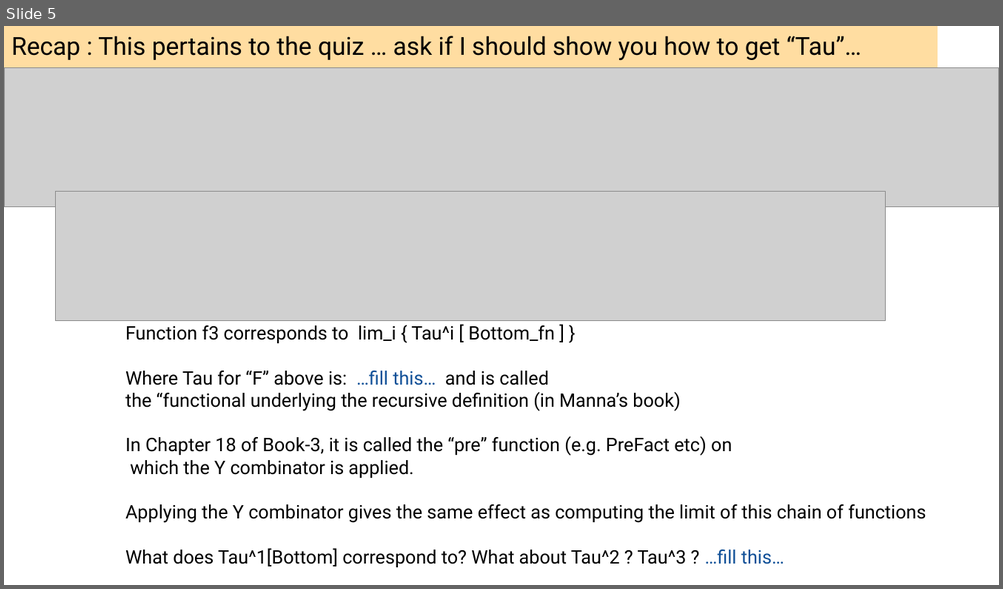
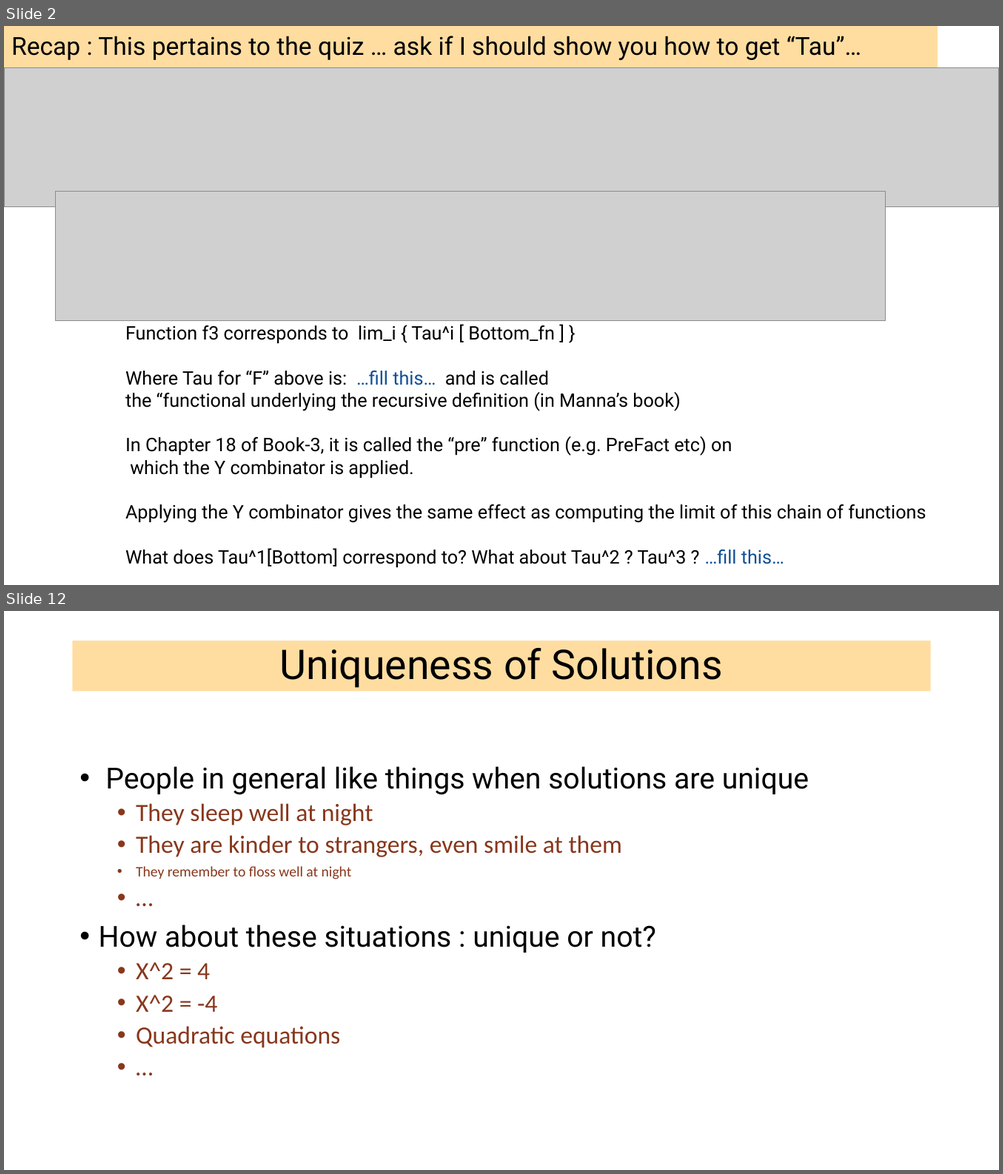
Before and after one commit to ganeshutah/cs6110s22, a slide deck: Lec21/Lec21.pptx. Shown one above the other, each under a label of ours: slide 5 before the commit, slides 2 and 12 after it; the slides between them are not shown. The pictures are 1003x589 and 1003x1174 pixels, drawn with LibreOffice and Linux fonts; fonts in the diff are those of the drawing; grey boxes stand for pictures. Boxes give left, top, right and bottom in pixels: in the first picture for what was removed or moved away, otherwise in the second. Text is boxed around its words. In the diff, an @@ line names an element or a change of style, - is before the commit and + after.

```diff
--- a/Lec21/Lec21.pptx
+++ b/Lec21/Lec21.pptx
@@ slide 12 added at box(4, 611, 999, 1170), background #FFFFFF @@
@@ title added at box(73, 641, 930, 692), fill #FFBD47 at 51% opacity, 39.6 pt, text #000000 @@
+Uniqueness of Solutions
@@ text added at box(99, 766, 808, 1048), 24 pt, text #88371D @@
+• People in general like things when solutions are unique
+  • They sleep well at night
+  • They are kinder to strangers, even smile at them
+  • They remember to floss well at night
+  • …
+• How about these situations : unique or not?
+  • X^2 = 4
+  • X^2 = -4
+  • Quadratic equations
+  • …
@@ what was slide 5 is now slide 2 @@
```
Also in this commit, not shown: 1 slide changed, 16 other slides added, 2 slides removed, 1 other file.
